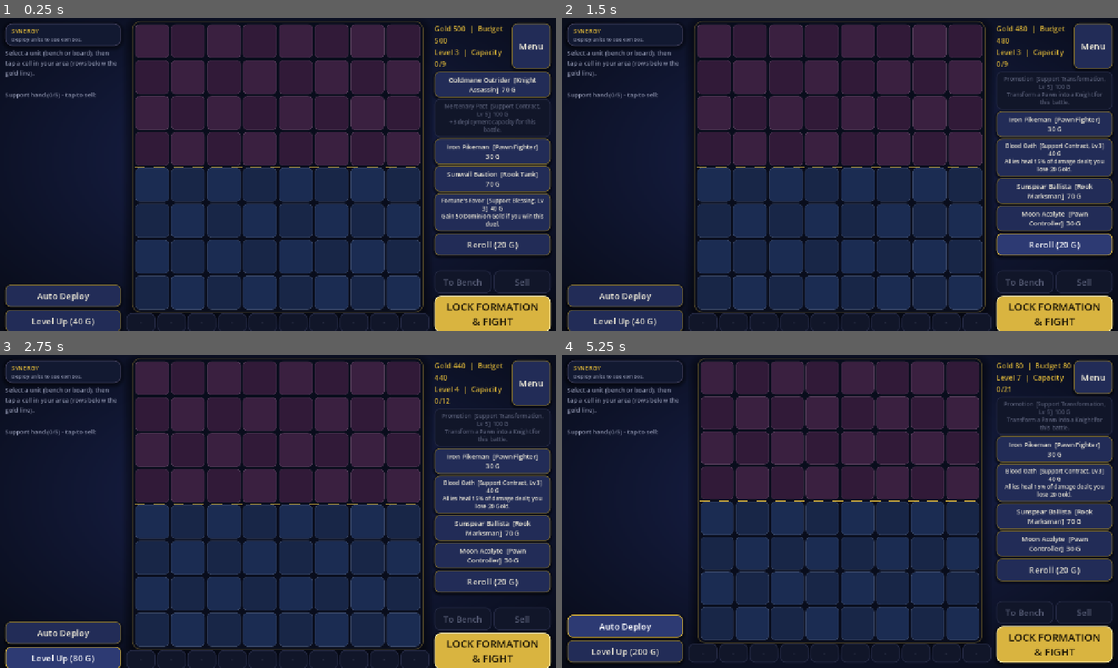
Above: before the commit, frames 1-4 (two rows, left to right).
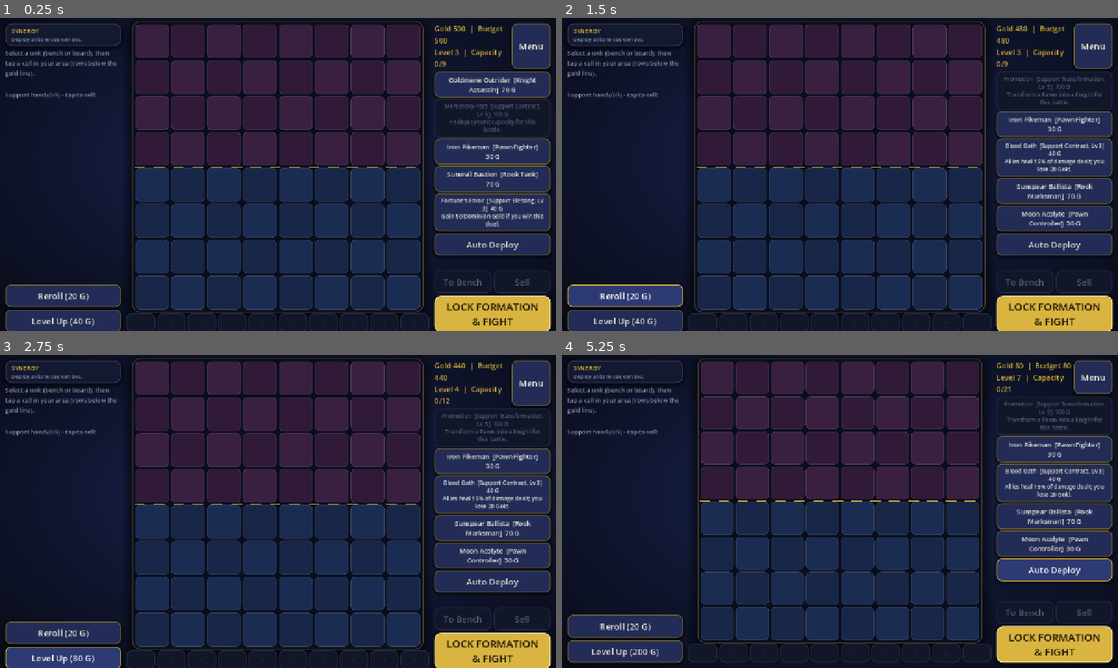
Above: after the commit, the same moments.

Repository: regi4nt/MultiverseDominion
Game: Godot game, scene res://scenes/battle_board/battle_board.tscn
The game is run twice, just before and just after one commit, with the same random seed, the same clock (stepped at 60 frames per second) and the same inputs. This scene is started directly instead of the project's main scene.
Inputs:
- Up to frame 1 (0.25 s): no input
- Up to frame 2 (1.5 s): click "Auto Deploy" at 0.5 s; click "Reroll (20 G)" at 1.25 s
- Up to frame 3 (2.75 s): click "Level Up (40 G)" at 2 s
- Up to frame 4 (5.25 s): click "Level Up (80 G)" at 2.75 s; click "Level Up (120 G)" at 3.5 s; click "Level Up (160 G)" at 4.25 s; click "Auto Deploy" at 5 s

The runs differ from the first frame. In frame 1, 0.3% of the frame differs, in the area x 6-94%, y 71-91%; in frame 2, 2.9%; in frame 3, 0.3%; in frame 4, 3.1%, in the area x 1-99%, y 64-91%.

Commit message:
Update battle_board.gd

Diff:
--- a/scripts/ui/battle_board.gd
+++ b/scripts/ui/battle_board.gd
@@ -179,6 +179,9 @@
 	reroll_btn = UiTheme.make_button("Reroll", 46)
 	reroll_btn.size_flags_horizontal = Control.SIZE_EXPAND_FILL
 	reroll_btn.pressed.connect(_on_reroll)
+	var auto_btn := UiTheme.make_button("Auto Deploy", 46)
+	auto_btn.size_flags_horizontal = Control.SIZE_EXPAND_FILL
+	auto_btn.pressed.connect(_on_auto)
 	hand_label = UiTheme.make_label("", 14, UiTheme.COL_MUTED)
 	hand_label.autowrap_mode = TextServer.AUTOWRAP_WORD_SMART
 	prep_panel.add_child(hand_label)
@@ -194,10 +197,7 @@
 	var push := Control.new()  # pushes Auto Deploy + Level Up to the bottom
 	push.size_flags_vertical = Control.SIZE_EXPAND_FILL
 	prep_panel.add_child(push)
-	var auto := UiTheme.make_button("Auto Deploy", 46)
-	auto.size_flags_horizontal = Control.SIZE_EXPAND_FILL
-	auto.pressed.connect(_on_auto)
-	prep_panel.add_child(auto)  # above Level Up
+	prep_panel.add_child(reroll_btn)  # above Level Up
 	level_btn = UiTheme.make_button("Level Up", 46)
 	level_btn.size_flags_horizontal = Control.SIZE_EXPAND_FILL
 	level_btn.pressed.connect(_on_level_up)
@@ -211,7 +211,7 @@
 	shop_box = VBoxContainer.new()
 	shop_box.add_theme_constant_override("separation", 3)
 	prep_left.add_child(shop_box)
-	prep_left.add_child(reroll_btn)  # directly below the unit offers
+	prep_left.add_child(auto_btn)  # directly below the unit offers
 	prep_actions = VBoxContainer.new()
 	prep_actions.add_theme_constant_override("separation", 6)
 	left.add_child(prep_actions)
